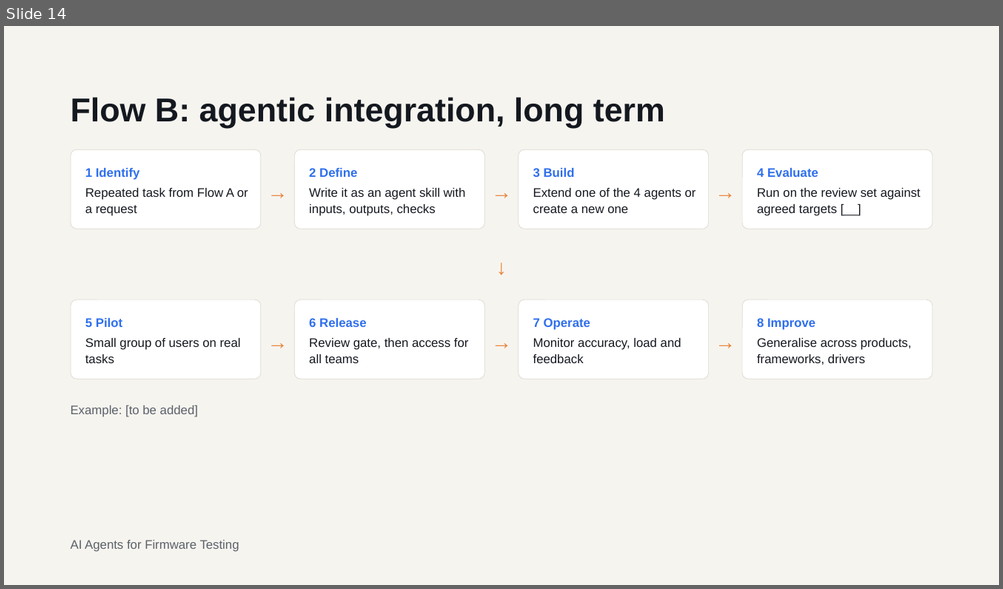
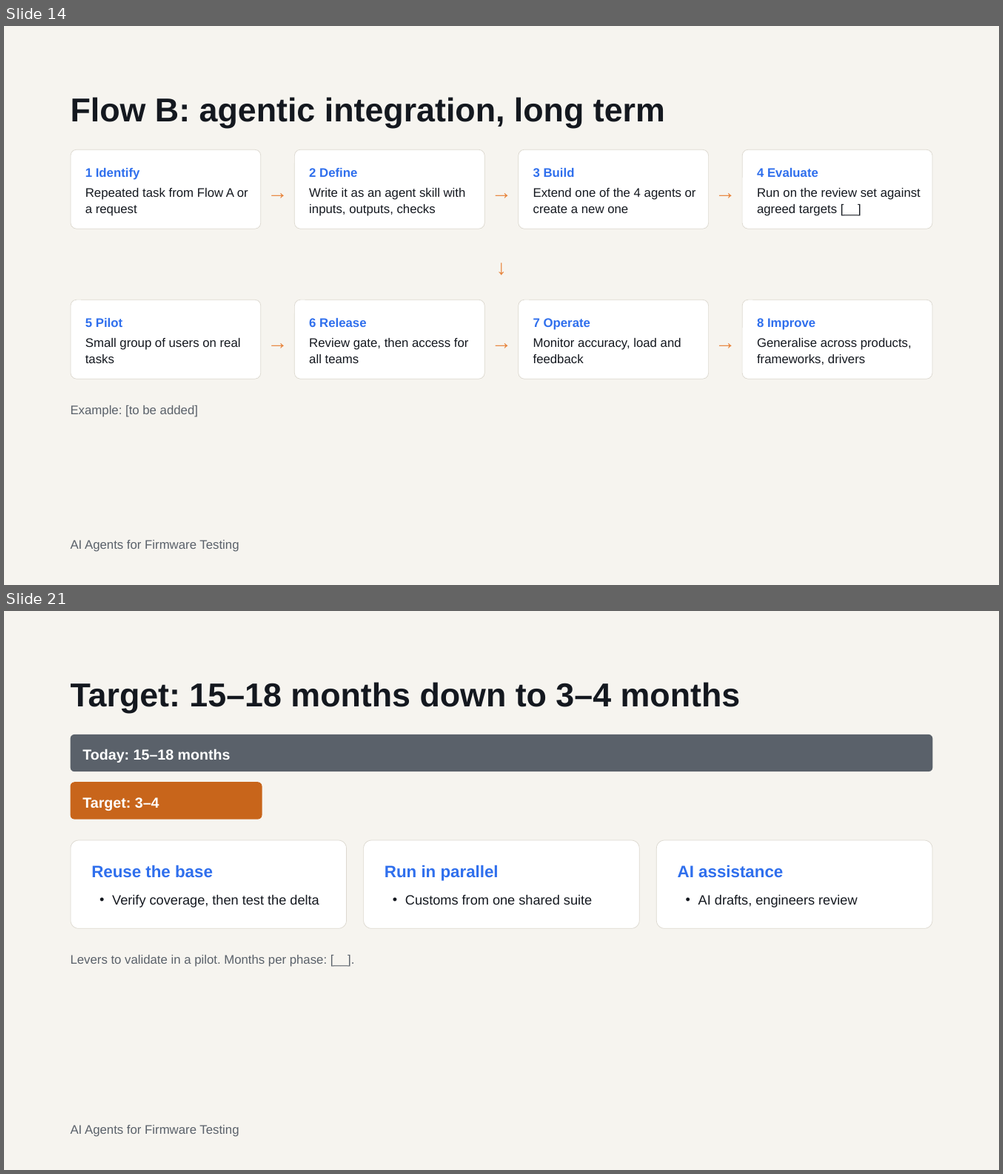
Before and after one commit to darkknight2301/AI-Platform, a slide deck: temp/AI Agents for Firmware Testing POC to Project Approval.pptx. Shown one above the other, each under a label of ours: slide 14 before the commit, slides 14 and 21 after it; the slides between them are not shown. The pictures are 1003x589 and 1003x1174 pixels, drawn with LibreOffice and Linux fonts; fonts in the diff are those of the drawing. Boxes give left, top, right and bottom in pixels: in the first picture for what was removed or moved away, otherwise in the second. Text is boxed around its words. In the diff, an @@ line names an element or a change of style, - is before the commit and + after.

```diff
--- a/temp/AI Agents for Firmware Testing POC to Project Approval.pptx
+++ b/temp/AI Agents for Firmware Testing POC to Project Approval.pptx
@@ slide 21 added at (4,611,999,1170), background #F6F4EF @@
@@ title added at (71,682,740,713), 32 pt, text #14181F, bold @@
+Target: 15–18 months down to 3–4 months
@@ rounded rectangle added at (71,735,933,772), fill #5A616A, 14 pt, text #FFFFFF, bold @@
+Today: 15–18 months
@@ rounded rectangle added at (71,782,262,819), fill #C8651B, 14 pt, text #FFFFFF, bold @@
+Target: 3–4
@@ rounded rectangle added at (71,841,347,929), fill #FFFFFF, outline #DCD8CF 0.5 pt @@
@@ rounded rectangle added at (364,841,640,929), fill #FFFFFF, outline #DCD8CF 0.5 pt @@
@@ rounded rectangle added at (656,841,932,929), fill #FFFFFF, outline #DCD8CF 0.5 pt @@
@@ text added at (91,865,213,878), 16 pt, text #2F6FED, bold @@
+Reuse the base
@@ text added at (384,865,498,881), 16 pt, text #2F6FED, bold @@
+Run in parallel
@@ text added at (677,865,782,878), 16 pt, text #2F6FED, bold @@
+AI assistance
@@ text added at (112,894,318,908), 13 pt, text #14181F @@
+• Verify coverage, then test the delta
@@ text added at (405,894,592,905), 13 pt, text #14181F @@
+• Customs from one shared suite
@@ text added at (698,894,856,908), 13 pt, text #14181F @@
+• AI drafts, engineers review
@@ text added at (71,955,327,967), 12 pt, text #5A616A @@
+Levers to validate in a pilot. Months per phase: [__].
@@ text added at (71,1125,239,1137), 12 pt, text #5A616A @@
+AI Agents for Firmware Testing
```
Also in this commit, not shown: 13 slides changed, 9 other slides added.
